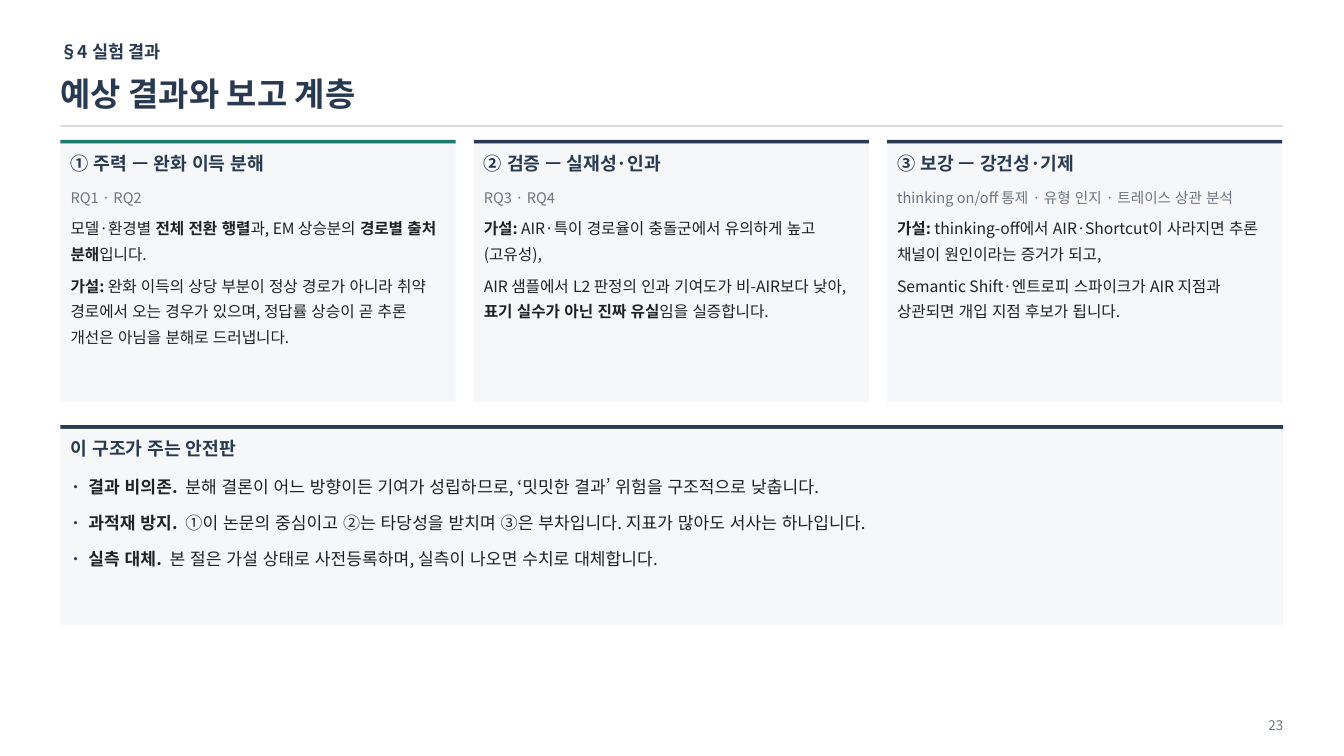
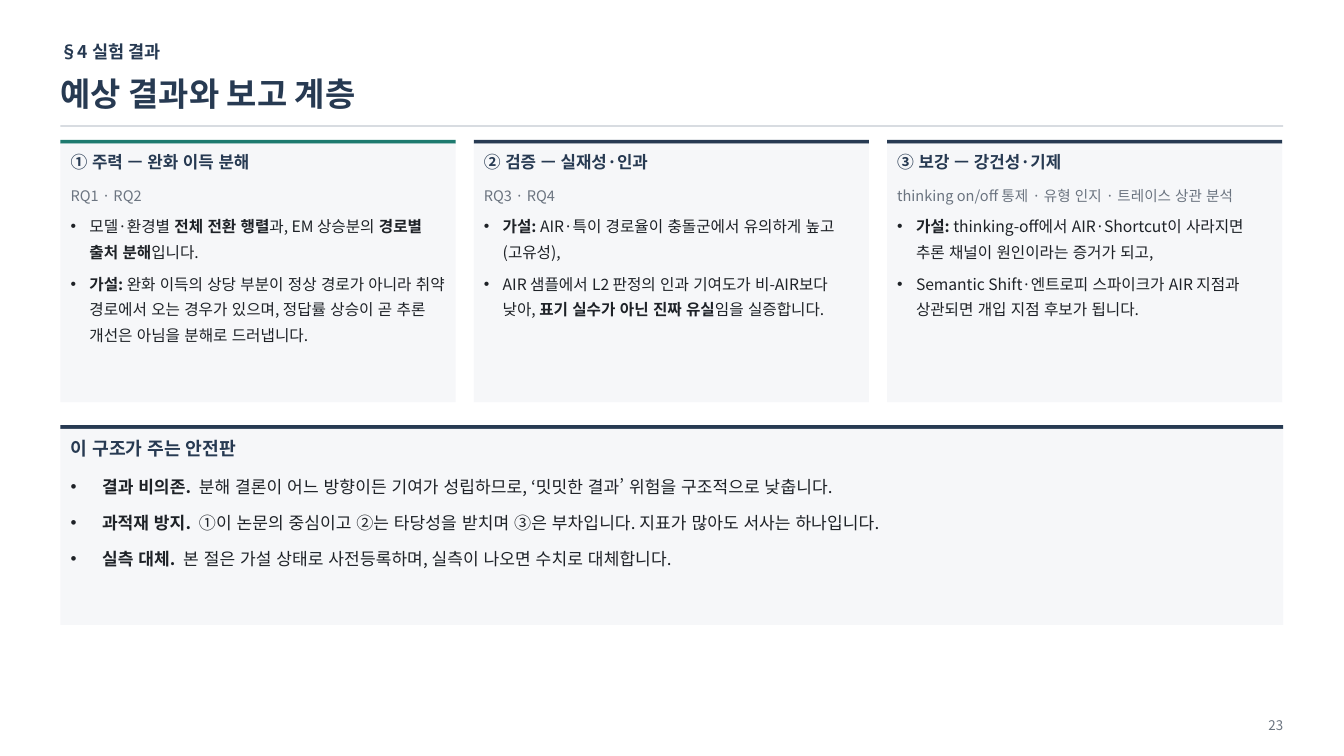
Before and after one commit to jin-ryu/thinkconflict, a slide deck: slide 23 of docs/ThinkConflict_연구보고.pptx. Drawn at 1344x756 pixels with LibreOffice and Linux fonts; fonts in the diff are those of the drawing. Boxes give left, top, right and bottom in pixels: in the first picture for what was removed or moved away, otherwise in the second. Text is boxed around its words. In the diff, an @@ line names an element or a change of style, - is before the commit and + after.

```diff
--- a/docs/ThinkConflict_연구보고.pptx
+++ b/docs/ThinkConflict_연구보고.pptx
@@ text in rectangle at (71,153,445,343): size 13 to 12 pt in "① 주력 — 완화 이득 분해"; bullet none to • @@
@@ text in rectangle at (484,153,835,318): size 13 to 12 pt in "② 검증 — 실재성·인과"; bullet none to • @@
@@ text in rectangle at (897,153,1244,317): size 13 to 12 pt in "③ 보강 — 강건성·기제"; bullet none to • @@
@@ text in rectangle at (102,478,880,568): text changed @@
-· 결과 비의존. 분해 결론이 어느 방향이든 기여가 성립하므로, ‘밋밋한 결과’ 위험을 구조적으로 낮춥니다.
-· 과적재 방지. ①이 논문의 중심이고 ②는 타당성을 받치며 ③은 부차입니다. 지표가 많아도 서사는 하나입니다.
-· 실측 대체. 본 절은 가설 상태로 사전등록하며, 실측이 나오면 수치로 대체합니다.
+• 결과 비의존. 분해 결론이 어느 방향이든 기여가 성립하므로, ‘밋밋한 결과’ 위험을 구조적으로 낮춥니다.
+• 과적재 방지. ①이 논문의 중심이고 ②는 타당성을 받치며 ③은 부차입니다. 지표가 많아도 서사는 하나입니다.
+• 실측 대체. 본 절은 가설 상태로 사전등록하며, 실측이 나오면 수치로 대체합니다.
```
Also in this commit, not shown: 5 other slides changed, 15 other files.
